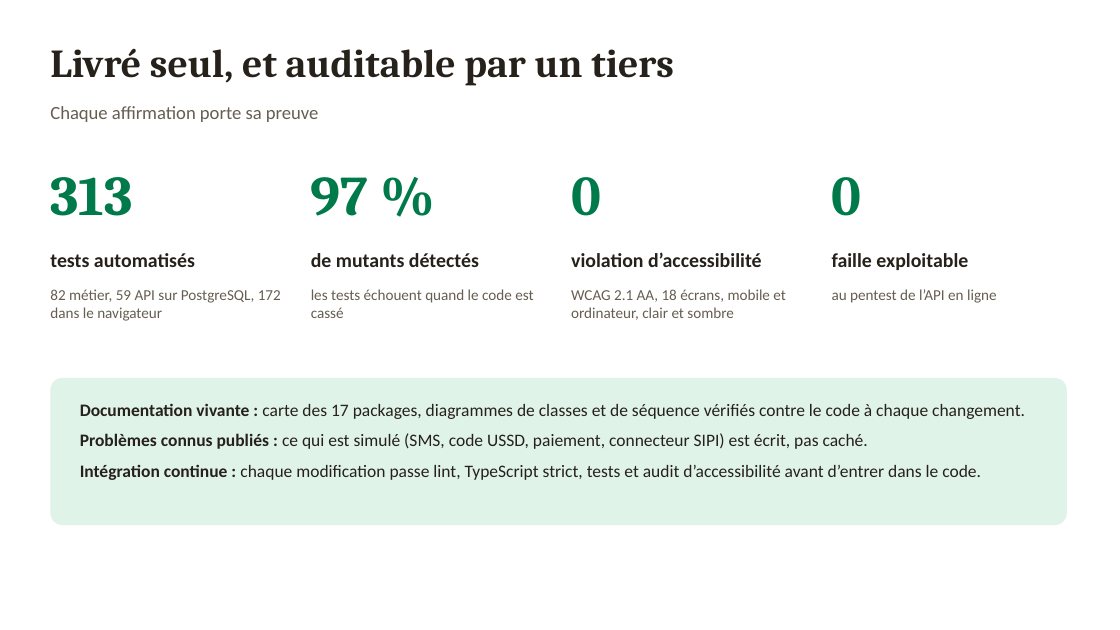
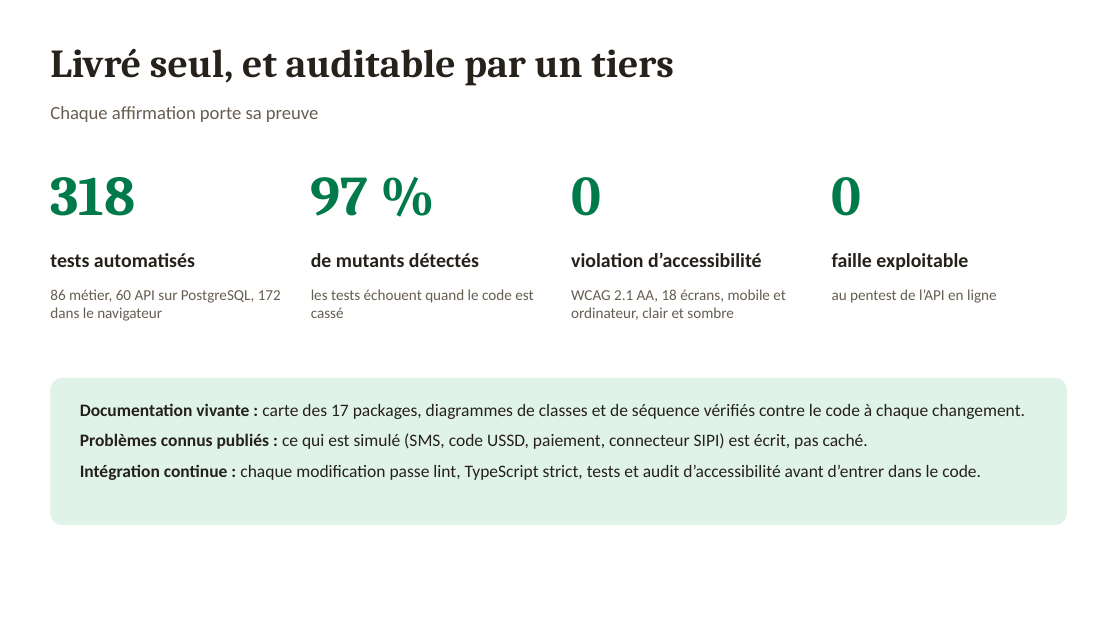
Before and after one commit to misterkante/alerteagri, a slide deck: slide 11 of docs/presentation/AlerteAgri-presentation.pptx. Drawn at 1120x630 pixels with LibreOffice and Linux fonts; fonts in the diff are those of the drawing. Boxes give left, top, right and bottom in pixels: in the first picture for what was removed or moved away, otherwise in the second. Text is boxed around its words. In the diff, an @@ line names an element or a change of style, - is before the commit and + after.

Commit message:
docs: close KI-007, KI-009, KI-019 and KI-020 and refresh the figures
Report, demo script, presentation and the pentest follow-up match the
code; KI-024 records the hosting region.

```diff
--- a/docs/presentation/AlerteAgri-presentation.pptx
+++ b/docs/presentation/AlerteAgri-presentation.pptx
@@ text at box(50, 177, 135, 216): text changed @@
-313
+318
@@ text at box(50, 289, 281, 321): text changed @@
-82 métier, 59 API sur PostgreSQL, 172 dans le navigateur
+86 métier, 60 API sur PostgreSQL, 172 dans le navigateur
```
Also in this commit, not shown: 6 other files.
